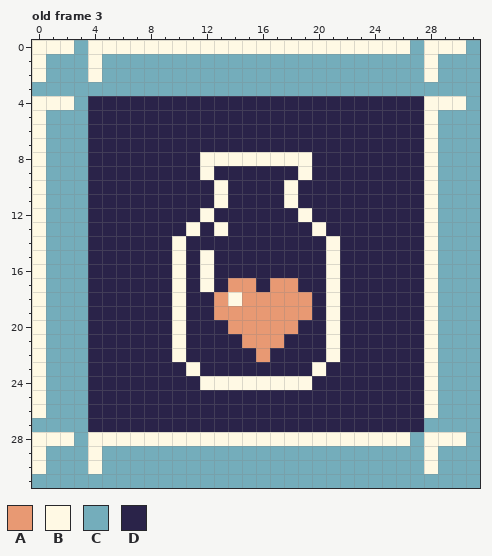
Two states of a pixel-art file, docs/img/tool.ase. That is the earlier state.
32x32 pixels, 3 frames. Shown: old frame 3.
Visible layers, top first: "Layer 1", "Layer 3", "Layer 2".
Palette (. is transparent): A #e89973  B #fff9e4  C #74adbb  D #2a2349
Pixels before, old frame 3, first column x 0:
 0 BBBCBBBBBBBBBBBBBBBBBBBBBBBCBBBC
 1 BCCCBCCCCCCCCCCCCCCCCCCCCCCCBCCC
 2 BCCCBCCCCCCCCCCCCCCCCCCCCCCCBCCC
 3 CCCCCCCCCCCCCCCCCCCCCCCCCCCCCCCC
 4 BBBCDDDDDDDDDDDDDDDDDDDDDDDDBBBC
 5 BCCCDDDDDDDDDDDDDDDDDDDDDDDDBCCC
 6 BCCCDDDDDDDDDDDDDDDDDDDDDDDDBCCC
 7 BCCCDDDDDDDDDDDDDDDDDDDDDDDDBCCC
 8 BCCCDDDDDDDDBBBBBBBBDDDDDDDDBCCC
 9 BCCCDDDDDDDDBDDDDDDBDDDDDDDDBCCC
10 BCCCDDDDDDDDDBDDDDBDDDDDDDDDBCCC
11 BCCCDDDDDDDDDBDDDDBDDDDDDDDDBCCC
12 BCCCDDDDDDDDBDDDDDDBDDDDDDDDBCCC
13 BCCCDDDDDDDBDBDDDDDDBDDDDDDDBCCC
14 BCCCDDDDDDBDDDDDDDDDDBDDDDDDBCCC
15 BCCCDDDDDDBDBDDDDDDDDBDDDDDDBCCC
16 BCCCDDDDDDBDBDDDDDDDDBDDDDDDBCCC
17 BCCCDDDDDDBDBDAADAADDBDDDDDDBCCC
18 BCCCDDDDDDBDDABAAAAADBDDDDDDBCCC
19 BCCCDDDDDDBDDAAAAAAADBDDDDDDBCCC
20 BCCCDDDDDDBDDDAAAAADDBDDDDDDBCCC
21 BCCCDDDDDDBDDDDAAADDDBDDDDDDBCCC
22 BCCCDDDDDDBDDDDDADDDDBDDDDDDBCCC
23 BCCCDDDDDDDBDDDDDDDDBDDDDDDDBCCC
24 BCCCDDDDDDDDBBBBBBBBDDDDDDDDBCCC
25 BCCCDDDDDDDDDDDDDDDDDDDDDDDDBCCC
26 BCCCDDDDDDDDDDDDDDDDDDDDDDDDBCCC
27 CCCCDDDDDDDDDDDDDDDDDDDDDDDDCCCC
28 BBBCBBBBBBBBBBBBBBBBBBBBBBBCBBBC
29 BCCCBCCCCCCCCCCCCCCCCCCCCCCCBCCC
30 BCCCBCCCCCCCCCCCCCCCCCCCCCCCBCCC
31 CCCCCCCCCCCCCCCCCCCCCCCCCCCCCCCC
After:
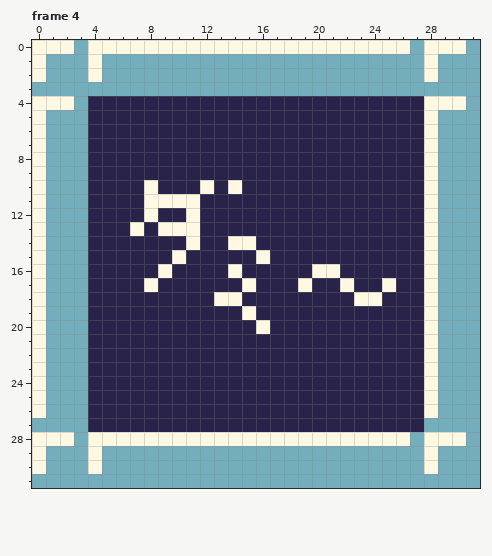
A new or re-ordered frame is compared with the old frame closest to it.
Edits made:
frames 3 -> 4
Frame 4 is new; against old frame 3, layer "Layer 3":
y 8: x 12..19 BBBBBBBB -> DDDDDDDD
y 9: x 12 B -> D; x 19 B -> D
y 10: x 8 D -> B; x 12..14 DBD -> BDB; x 18 B -> D
y 11: x 8..11 DDDD -> BBBB; x 13 B -> D; x 18 B -> D
y 12: x 8 D -> B; x 11..12 DB -> BD; x 19 B -> D
y 13: x 7 D -> B; x 9..10 DD -> BB; x 13 B -> D; x 20 B -> D
y 14: x 10..11 BD -> DB; x 14..15 DD -> BB; x 21 B -> D
y 15: x 12 B -> D; x 16 D -> B; x 21 B -> D
y 16: x 9..10 DB -> BD; x 12 B -> D; x 14 D -> B; x 20 D -> B
y 17: x 8 D -> B; x 10 B -> D; x 12 B -> D; x 14..15 AA -> DB; x 17..19 AAD -> DDB; x 21..22 BD -> DB; x 25 D -> B
y 18: x 10 B -> D; x 13 A -> B; x 15..19 AAAAA -> DDDDD; x 21 B -> D; x 23..24 DD -> BB
y 19: x 10 B -> D; x 13..19 AAAAAAA -> DDBDDDD; x 21 B -> D
y 20: x 10 B -> D; x 14..18 AAAAA -> DDBDD; x 21 B -> D
y 21: x 10 B -> D; x 15..17 AAA -> DDD; x 21 B -> D
y 22: x 10 B -> D; x 16 A -> D; x 21 B -> D
y 23: x 11 B -> D; x 20 B -> D
y 24: x 12..19 BBBBBBBB -> DDDDDDDD
Changed places in both pictures, as pixel boxes (x1, y1, x2, y2):
changed: (130, 152, 396, 390)
